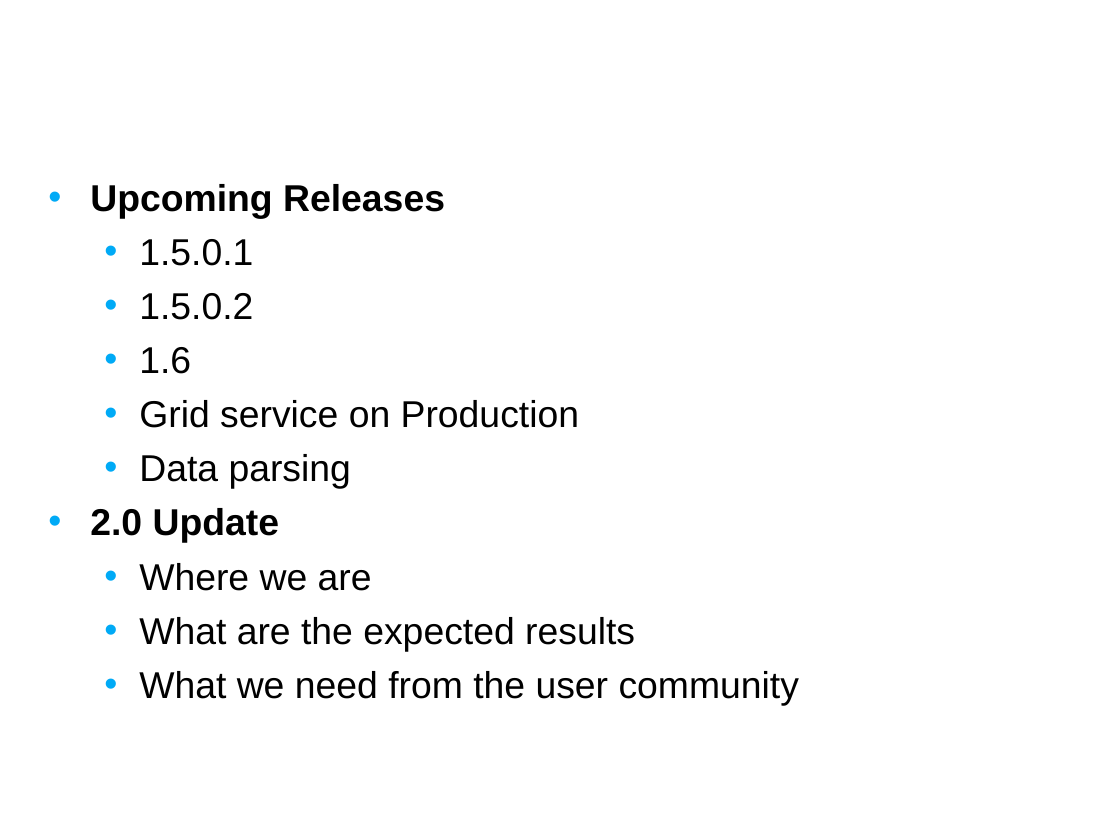
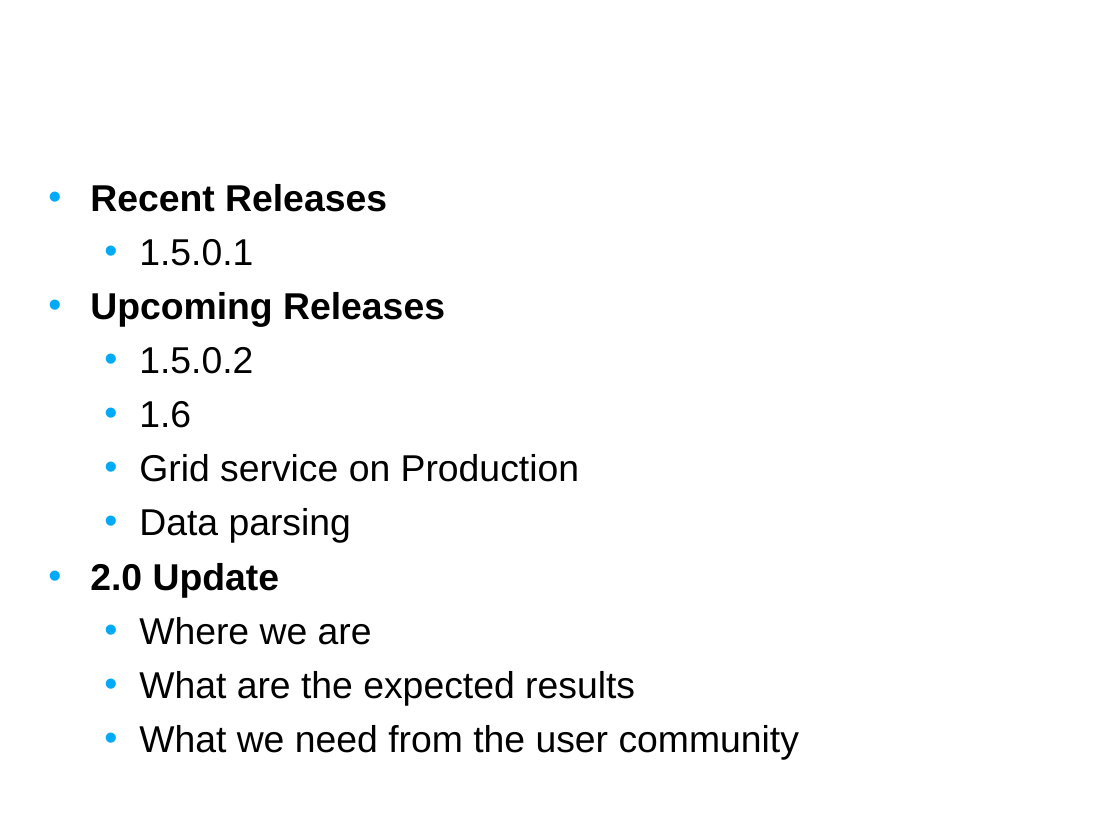
Before and after one commit to NCIP/caarray-docs, a slide deck: slide 2 of project_management/open_meetings/caArray User Community Meeting Aug 8.ppt. Drawn at 1120x840 pixels with LibreOffice and Linux fonts; fonts in the diff are those of the drawing; background and template pictures are left out. Boxes give left, top, right and bottom in pixels: in the first picture for what was removed or moved away, otherwise in the second. Text is boxed around its words. In the diff, an @@ line names an element or a change of style, - is before the commit and + after.

```diff
--- a/project_management/open_meetings/caArray User Community Meeting Aug 8.ppt
+++ b/project_management/open_meetings/caArray User Community Meeting Aug 8.ppt
@@ text at (90,184,387,266): paragraphs added @@
+• Recent Releases
+  • 1.5.0.1
```
Also in this commit, not shown: 5 other slides changed.
